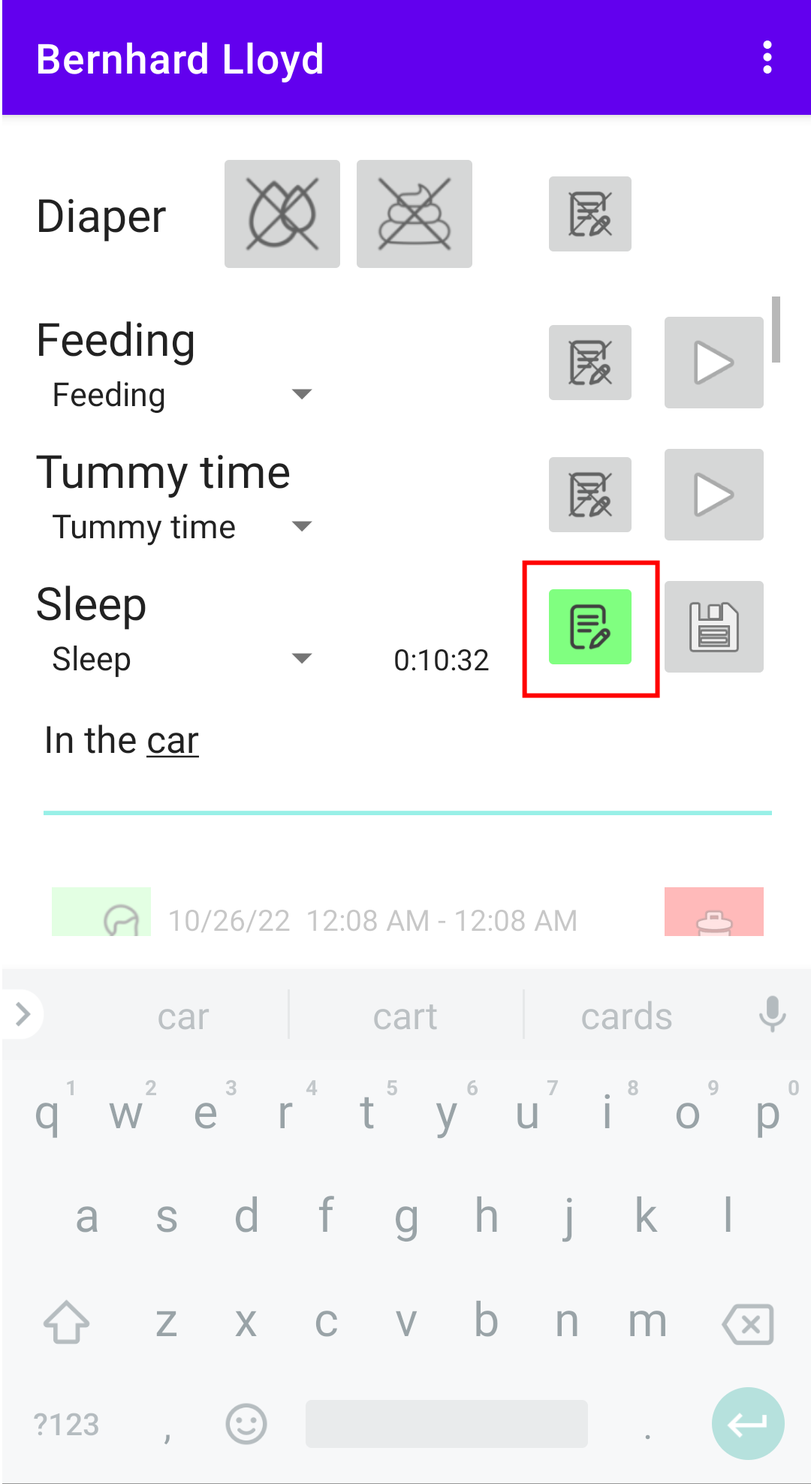
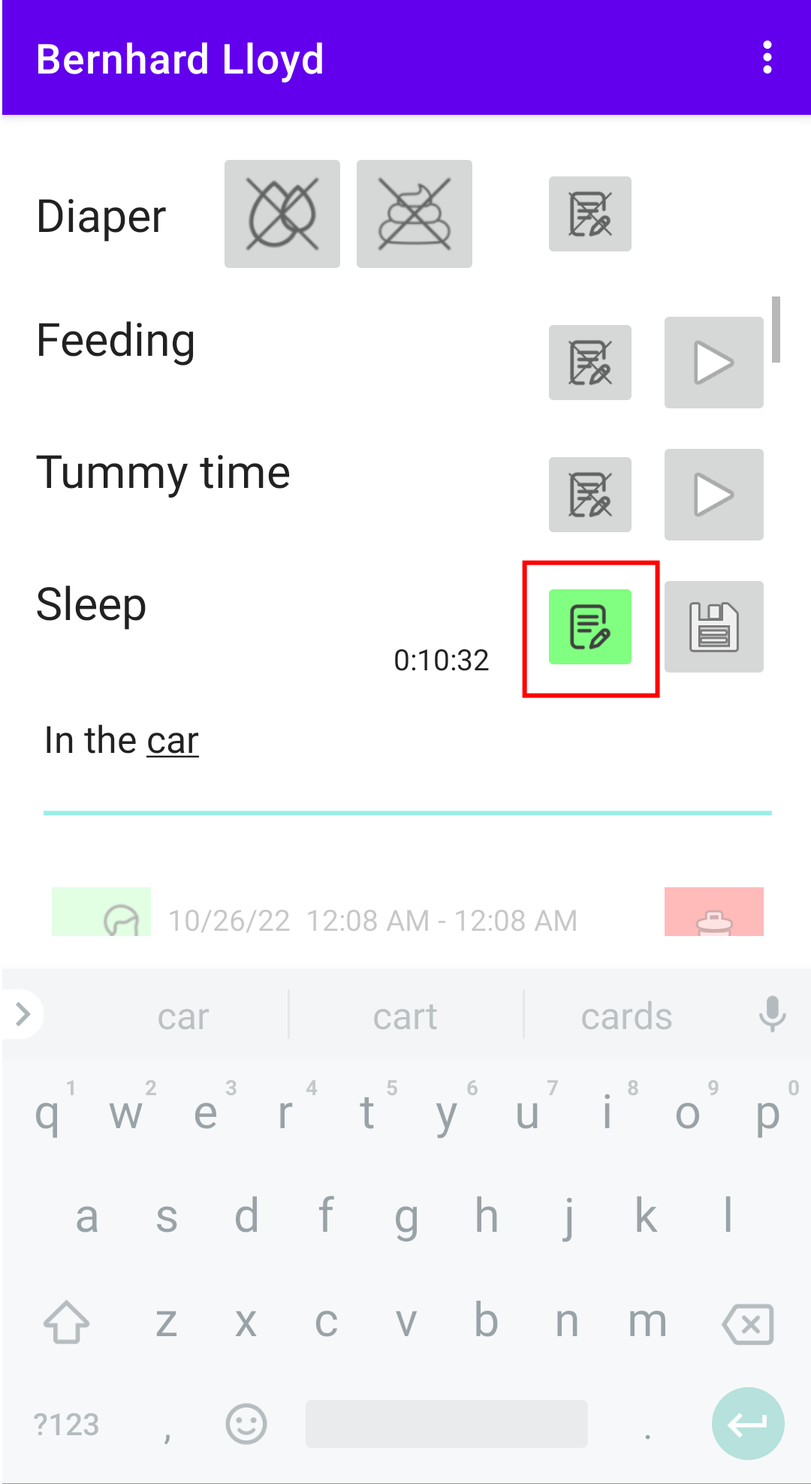
The second 811x1484 image is a revision of the first. Changes to its layers:
added layer "Ebene" above "red box" over [52, 381, 313, 678]
